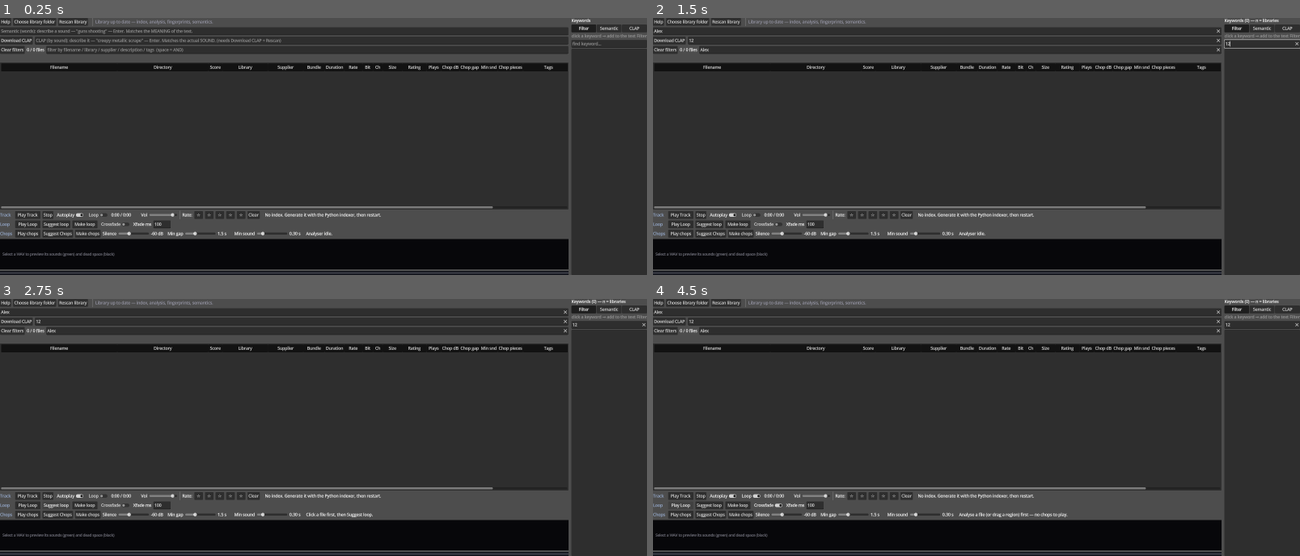
Above: before the commit, frames 1-4 (two rows, left to right).
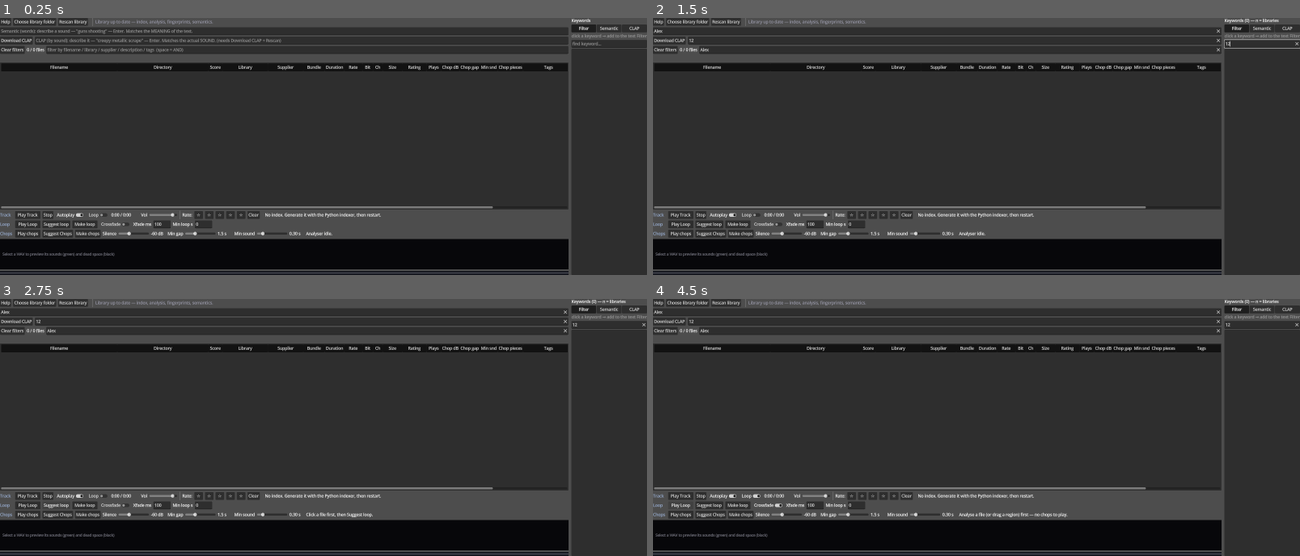
Above: after the commit, the same moments.

Repository: benedictcarter/sound_lib
Game: Godot game, scene res://main.tscn
Same seed, same stepped clock (60 frames per second), same inputs: the game is played once before the commit and once after it.
Inputs (mouse positions are in pixels of both pictures, inside the frame that each line leads up to):
- Up to frame 1 (0.25 s): no input
- Up to frame 2 (1.5 s): click (937, 30) at 0.52 s; type "Alex" at 0.6 s; click (957, 41) at 0.75 s; type "12" at 0.83 s; click (963, 48) at 0.98 s; type "Alex" at 1.07 s; click (1261, 43) at 1.27 s; type "12" at 1.35 s
- Up to frame 3 (2.75 s): click "Suggest loop" at 2 s
- Up to frame 4 (4.5 s): click "Play Track" at 2.75 s; click "Play Track" at 3.5 s; click "Play Loop" at 4.25 s

The runs differ from the first frame. In frame 1, 0.1% of the frame differs, in the area x 26-33%, y 78-82%; in frame 2, 0.1%; in frame 3, 0.1%; in frame 4, 0.1%.

Commit message:
Add a minimum loop length to Suggest loop
"Min loop s" field in the Loop row (0 = off) passes --min-s to loopfind.py.
Periodic content grows by WHOLE cycles so the wrap stays on the beat; texture
widens its sustain-plateau cap. _enforce_min extends the end (pulling the start
back only when the file runs out) and re-snaps to a zero crossing only when that
still meets the minimum. A file too short to satisfy it returns its longest
possible loop flagged `short`, reported in the status line rather than failing.

Co-Authored-By: Claude Opus 5 <noreply@anthropic.com>

Diff:
--- a/app/main.gd
+++ b/app/main.gd
@@ -562,6 +562,7 @@
 var _pa_pending: Array = []               # rel paths queued while a run is in flight
 var _xfade_chk: CheckButton             # preview the region as a crossfaded loop
 var _xfade_edit: LineEdit               # crossfade length (ms) for preview + Make loop
+var _minloop_edit: LineEdit             # minimum length (s) Suggest loop must reach
 var _loop_spec_path: String = ""
 var _loop_result_path: String = ""
 
@@ -1603,6 +1604,18 @@
 		+ "and Make loop (longer = smoother but blends more of the ends). Enter applies."
 	_xfade_edit.text_submitted.connect(func(_t): _on_xfade_changed(true))
 	loopbar.add_child(_xfade_edit)
+
+	var mlab := Label.new()
+	mlab.text = "Min loop s"
+	loopbar.add_child(mlab)
+	_minloop_edit = LineEdit.new()
+	_minloop_edit.text = "0"
+	_minloop_edit.custom_minimum_size = Vector2(48, 0)
+	_minloop_edit.tooltip_text = "Minimum length (seconds) of the loop Suggest loop " \
+		+ "picks. 0 = no minimum. Rhythmic sounds grow by WHOLE cycles (the beat stays " \
+		+ "intact across the wrap); textures widen their sustain window. A file shorter " \
+		+ "than this gives the longest loop it can."
+	loopbar.add_child(_minloop_edit)
 
 	# --- Row 3: CHOPS --------------------------------------------------
 	var chopbar := HBoxContainer.new()
@@ -4582,14 +4595,25 @@
 		"../indexer/loopfind.py").simplify_path()
 	_sl_busy = true
 	_suggest_loop_btn.disabled = true
-	_an_status.text = "Finding a good loop…"
+	var min_s := _min_loop_s()
+	_an_status.text = "Finding a good loop…" if min_s <= 0.0 \
+		else "Finding a good loop (min %.3f s)…" % min_s
 	_sl_thread = Thread.new()
-	_sl_thread.start(_sl_run.bind(script, abs, _sl_result_path))
-
-
-func _sl_run(script: String, audio: String, result: String) -> void:
+	_sl_thread.start(_sl_run.bind(script, abs, _sl_result_path, min_s))
+
+
+# The "Min loop s" field, sanitised (blank/garbage/negative -> 0 = no minimum).
+func _min_loop_s() -> float:
+	if _minloop_edit == null:
+		return 0.0
+	return maxf(0.0, _minloop_edit.text.strip_edges().to_float())
+
+
+func _sl_run(script: String, audio: String, result: String, min_s: float) -> void:
 	var output: Array = []
 	var args := [script, audio, result]
+	if min_s > 0.0:
+		args.append_array(["--min-s", "%.4f" % min_s])
 	_exec_tool(args, output)
 	call_deferred("_sl_finished")
 
@@ -4625,8 +4649,14 @@
 			float(d.get("start_s", 0.0)), float(d.get("end_s", 0.0)), kind]
 		_make_loop()
 		return
-	_an_status.text = "Suggested loop %.3f–%.3fs (%.0f ms xfade, %s) — auditioning; tweak then Make loop." % [
-		float(d.get("start_s", 0.0)), float(d.get("end_s", 0.0)), float(d.get("crossfade_ms", 0.0)), kind]
+	# the file itself can be too short for the requested minimum — say so, don't fail
+	var short_note := ""
+	if d.get("short", false):
+		short_note = " — file too short for a %.3f s minimum" % float(d.get("min_s", 0.0))
+	_an_status.text = "Suggested loop %.3f–%.3fs (%.3f s, %.0f ms xfade, %s)%s — auditioning; tweak then Make loop." % [
+		float(d.get("start_s", 0.0)), float(d.get("end_s", 0.0)),
+		float(d.get("end_s", 0.0)) - float(d.get("start_s", 0.0)),
+		float(d.get("crossfade_ms", 0.0)), kind, short_note]
 	_play_chops("loop")                         # audition the crossfaded loop now
 
 
Not shown, changed: CLAUDE.md
Not shown, added: DONE.md
Not shown, added: TODO.md
Not shown, changed: indexer/loopfind.py
Not shown, changed: indexer/tests/test_audio.py
